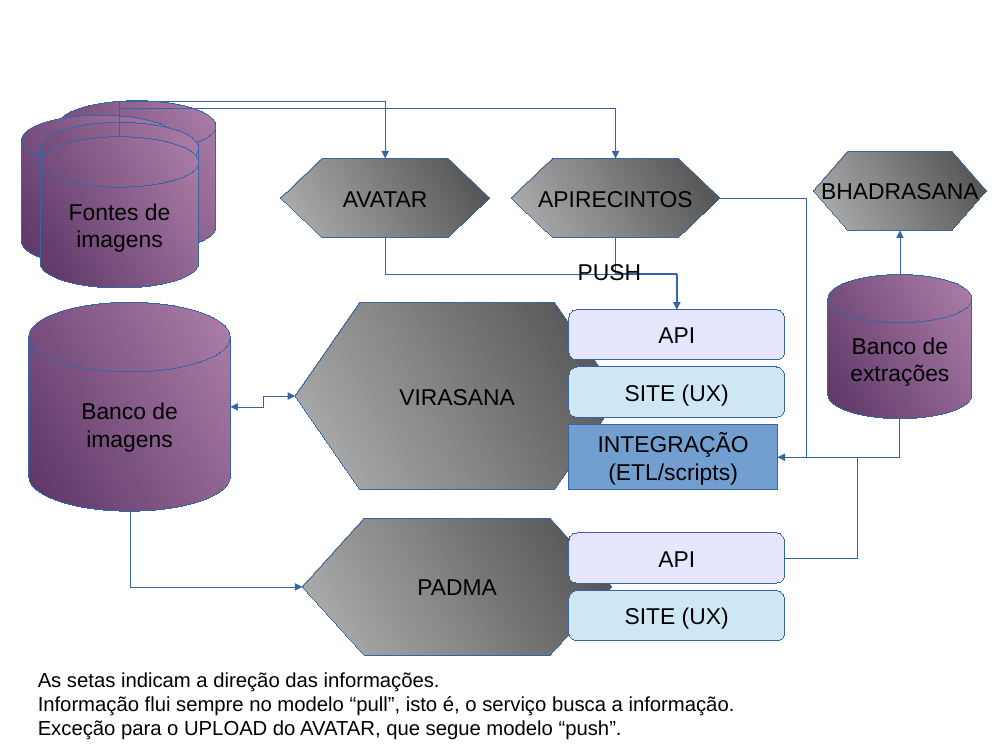
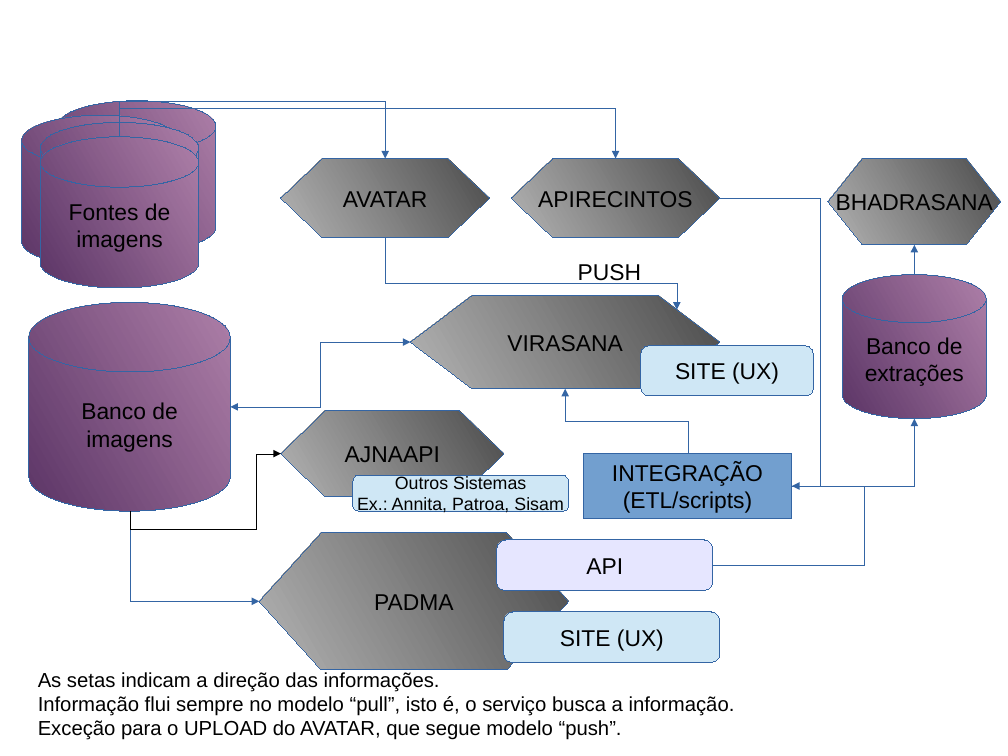
Before and after one commit to IvanBrasilico/ajna_docs, a slide deck: slide 16 of c-level-intl-site/docs/media/Apresentacao201904(Gerencial).odp. Drawn at 1008x756 pixels with LibreOffice and Linux fonts; fonts in the diff are those of the drawing; background and template pictures are left out. Boxes give left, top, right and bottom in pixels: in the first picture for what was removed or moved away, otherwise in the second. Text is boxed around its words. In the diff, an @@ line names an element or a change of style, - is before the commit and + after.

Commit message:
Novo site - atualização do desenho da arquitetura na documentação

```diff
--- a/c-level-intl-site/docs/media/Apresentacao201904(Gerencial).odp
+++ b/c-level-intl-site/docs/media/Apresentacao201904(Gerencial).odp
@@ flow chart preparation "BHADRASANA": place and size @@
-flow chart preparation "BHADRASANA" at [814,151,987,231]
+flow chart preparation "BHADRASANA" at [829,158,1002,244]
@@ elbow line moved from (720, 198) - (777, 457) to (720, 198) - (792, 487) @@
@@ elbow arrow (385, 238) - (677, 310): route changed @@
@@ elbow arrow moved from (900, 274) - (900, 231) to (915, 274) - (915, 245) @@
@@ flow chart preparation "VIRASANA": place and size @@
-flow chart preparation "VIRASANA" at [295,303,619,490]
+flow chart preparation "VIRASANA" at [411,295,721,389]
@@ cylinder "Banco de": place and size @@
-cylinder "Banco de" at [829,274,972,418]
+cylinder "Banco de" at [842,274,986,418]
@@ rounded rectangle removed at [569,310,785,360] @@
-API
@@ elbow double arrow moved from (295, 396) - (231, 407) to (411, 342) - (231, 407) @@
@@ rounded rectangle "SITE (UX)": place and size @@
-rounded rectangle "SITE (UX)" at [569,367,785,417]
+rounded rectangle "SITE (UX)" at [641,346,814,396]
@@ elbow line moved from (616, 238) - (677, 310) to (565, 389) - (688, 454) @@
@@ elbow line (565, 389) - (688, 454): elbow line to elbow arrow @@
@@ flow chart preparation added at [281,411,504,497], fill gradient #4C4C4C to #B3B3B3, outline #3465A4 0 pt, 18 pt, text #000000 @@
+AJNAAPI
@@ elbow line moved from (777, 457) - (900, 419) to (792, 487) - (915, 419) @@
@@ elbow line (792, 487) - (915, 419): elbow line to elbow arrow @@
@@ elbow arrow added from (130, 511) to (281, 454), #000000 0 pt @@
@@ rounded rectangle added at [353,476,569,511], fill #CFE7F5, outline #3465A4 0 pt, 14 pt, text #000000 @@
+Outros Sistemas
+Ex.: Annita, Patroa, Sisam
@@ rectangle "INTEGRAÇÃO": place and size @@
-rectangle "INTEGRAÇÃO" at [569,425,777,490]
+rectangle "INTEGRAÇÃO" at [584,454,792,519]
@@ elbow arrow moved from (777, 457) - (785, 558) to (792, 486) - (713, 565) @@
@@ elbow arrow moved from (130, 511) - (303, 587) to (130, 511) - (260, 602) @@
@@ flow chart preparation "PADMA": place and size @@
-flow chart preparation "PADMA" at [303,519,613,656]
+flow chart preparation "PADMA" at [259,533,569,670]
@@ rounded rectangle "API": place and size @@
-rounded rectangle "API" at [569,533,785,584]
+rounded rectangle "API" at [497,541,713,591]
@@ rounded rectangle "SITE (UX)": place and size @@
-rounded rectangle "SITE (UX)" at [569,591,785,641]
+rounded rectangle "SITE (UX)" at [504,612,720,662]
```
Also in this commit, not shown: 12 other files.
